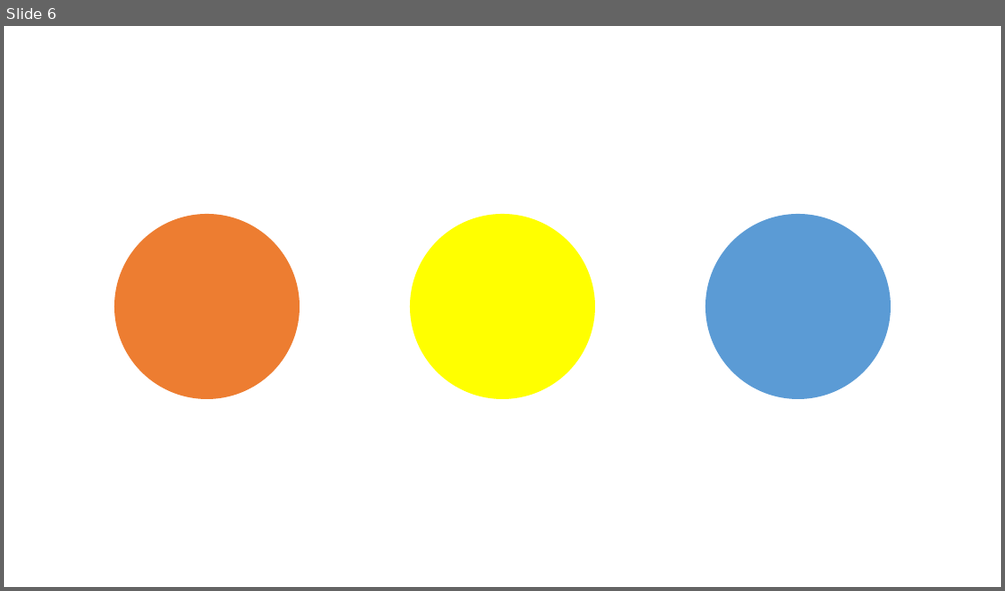
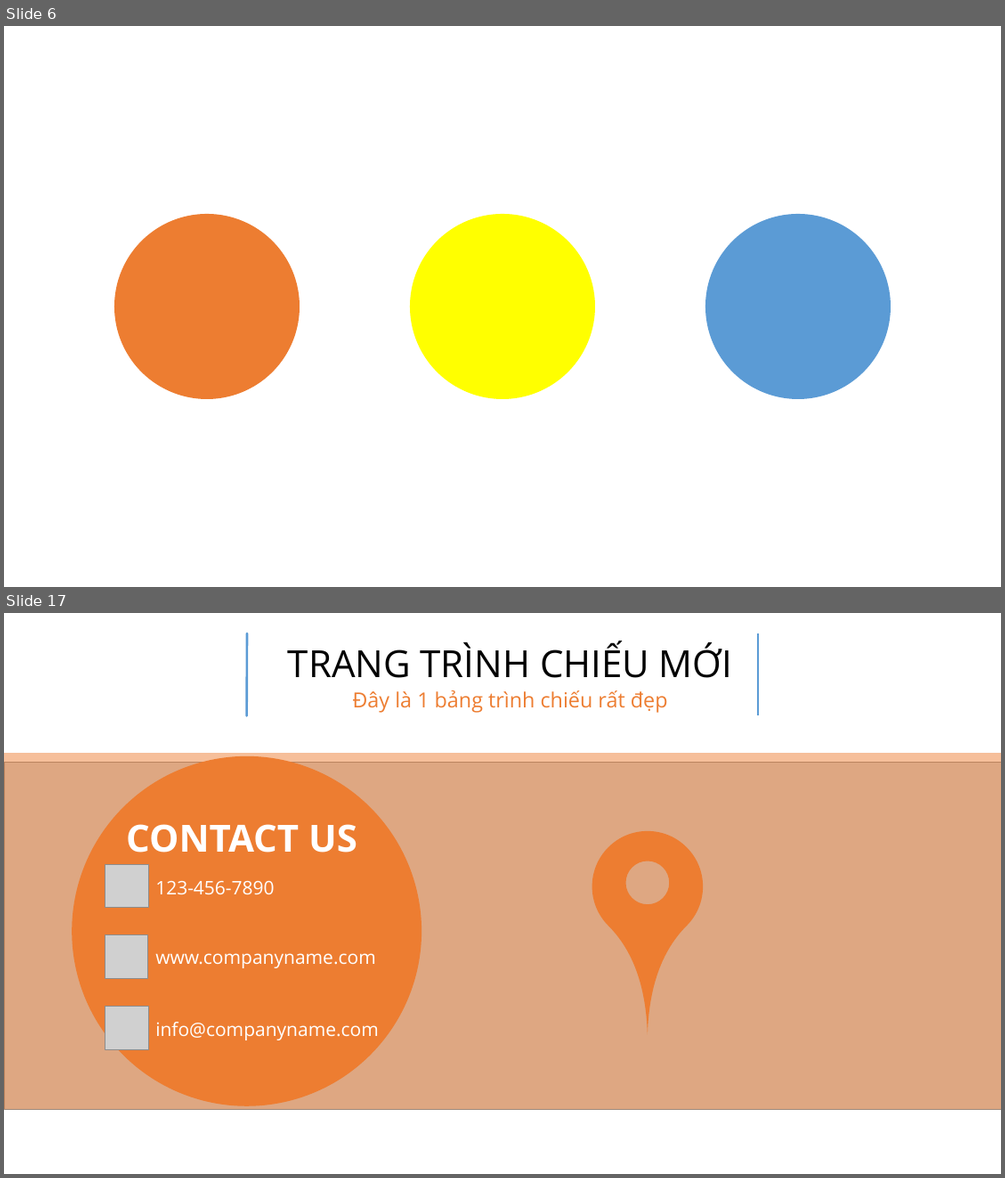
Before and after one commit to tranthanhbinh2603/PPTmasterclassV6_Powerpoint_from_A_to_Z, a slide deck: Section 3 - Slide Design (13 Functional Slides)/Learning.pptx. Shown one above the other, each under a label of ours: slide 6 before the commit, slides 6 and 17 after it; the slides between them are not shown. The pictures are 1005x591 and 1005x1178 pixels, drawn with LibreOffice and Linux fonts; fonts in the diff are those of the drawing; grey boxes stand for pictures. Boxes give left, top, right and bottom in pixels: in the first picture for what was removed or moved away, otherwise in the second. Text is boxed around its words. In the diff, an @@ line names an element or a change of style, - is before the commit and + after.

```diff
--- a/Section 3 - Slide Design (13 Functional Slides)/Learning.pptx
+++ b/Section 3 - Slide Design (13 Functional Slides)/Learning.pptx
@@ slide 17 added at (4,613,1001,1174), background #FFFFFF @@
@@ line added from (247, 633) to (247, 716), #5B9BD5 2.25 pt @@
@@ line added from (758, 633) to (758, 716), #5B9BD5 2.25 pt @@
@@ text added at (288,642,732,678), 36 pt, text #000000 @@
+TRANG TRÌNH CHIẾU MỚI
@@ text added at (353,690,668,713), 20 pt, text #ED7D31 @@
+Đây là 1 bảng trình chiếu rất đẹp
@@ picture added at (4,763,1001,1110) @@
@@ rectangle added at (4,753,1001,1110), fill #ED7D31 at 49% opacity @@
@@ ellipse added at (72,755,422,1106), fill #ED7D31 @@
@@ text added at (126,824,357,852), 36 pt, text #FFFFFF, bold @@
+CONTACT US
@@ freeform shape added at (534,808,760,1034), fill #ED7D31 @@
@@ picture added at (105,864,149,908) @@
@@ text added at (155,880,274,894), 18 pt, text #FFFFFF @@
+123-456-7890
@@ picture added at (105,935,148,979) @@
@@ text added at (155,953,376,968), 18 pt, text #FFFFFF @@
+www.companyname.com
@@ picture added at (105,1006,148,1050) @@
@@ text added at (155,1022,379,1040), 18 pt, text #FFFFFF @@
+info@companyname.com
```
Also in this commit, not shown: 12 other slides added, 2 other files.
